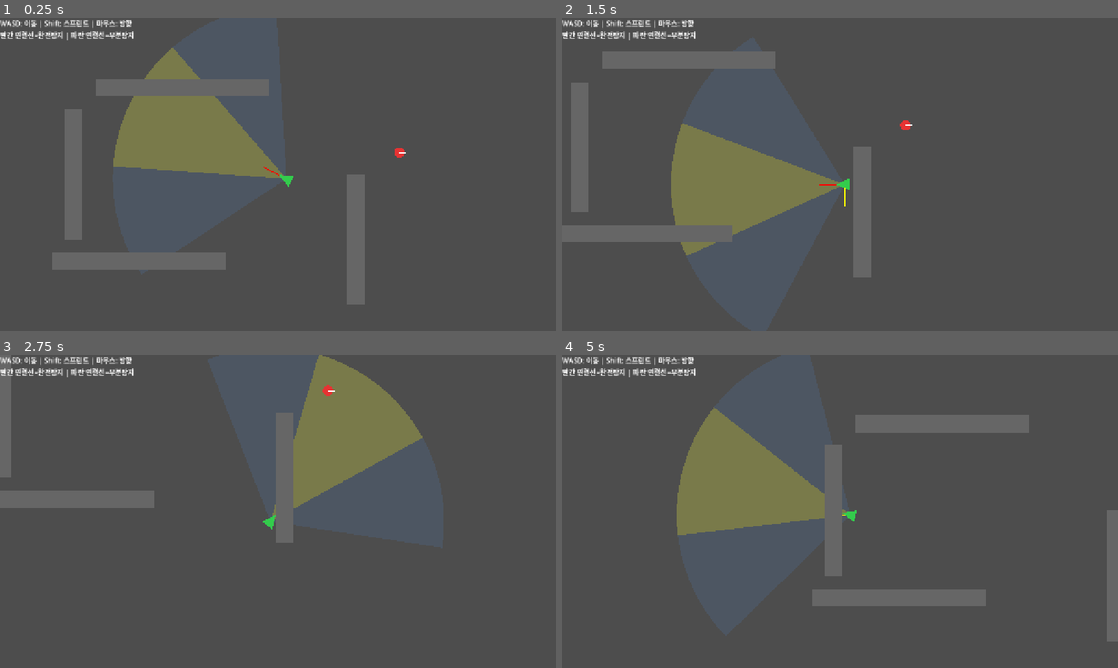
Above: before the commit, frames 1-4 (two rows, left to right).
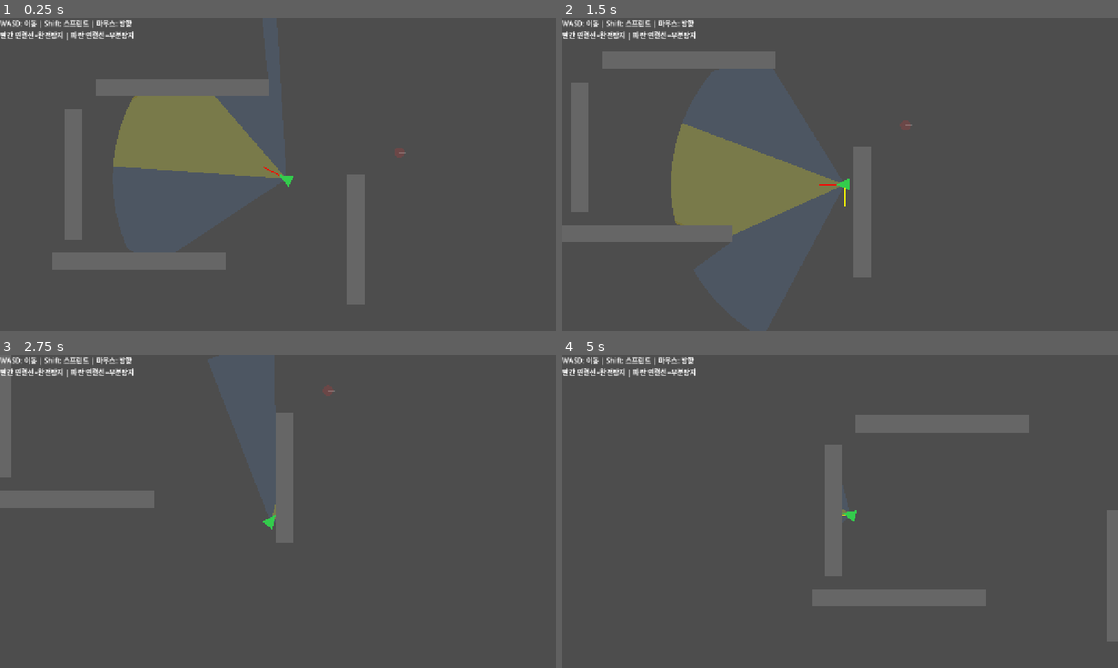
Above: after the commit, the same moments.

Repository: RiffRain3569/Game-Alpha
Game: Godot game, scene res://scenes/main.tscn
Two runs of this game, one before a commit and one after it. Both use one fixed random seed, a clock stepped at 60 frames per second and the inputs below.
Inputs (mouse positions are in pixels of both pictures, inside the frame that each line leads up to):
- Up to frame 1 (0.25 s): no input
- Up to frame 2 (1.5 s): move the mouse to (962, 158) at 0.52 s; hold D (move_right) 0.53-1.28 s; hold Shift (sprint) 0.53-1.28 s; move the mouse to (728, 190) at 1.27 s; hold S (move_down) from 1.28 s (still down); tap Shift (sprint) at 1.35 s
- Up to frame 3 (2.75 s): move the mouse to (333, 442) at 2.02 s; release S (move_down) at 2.03 s; hold D (move_right) from 2.03 s (still down); hold Shift (sprint) from 2.03 s (still down)
- Up to frame 4 (5 s): move the mouse to (812, 574) at 2.77 s; release D (move_right) at 2.78 s; release Shift (sprint) at 2.78 s; hold W (move_up) 2.78-3.53 s; tap Shift (sprint) at 2.85, 4.35 s; move the mouse to (1006, 558) at 3.52 s; hold Shift (sprint) 3.53-4.28 s; hold A (move_left) from 3.53 s (still down); move the mouse to (673, 464) at 4.27 s

The runs differ from the first frame. In frame 1, 0.6% of the frame differs, in the area x 24-73%, y 9-45%; in frame 2, 0.2%; in frame 3, 6.4%; in frame 4, 6.6%, in the area x 20-48%, y 16-58%.

Commit message:
fix: [M2] 시야 콘 벽 클리핑 + 탐지 단계별 투명도
- 콘 시각화가 벽에 맞으면 잘려서 그려짐
- 중심 콘 탐지=선명, 주변 콘=반투명, 시야 밖=희미(디버그)

Co-Authored-By: Claude Opus 4.6 (1M context) <noreply@anthropic.com>

Diff:
--- a/scripts/detection/vision_cone.gd
+++ b/scripts/detection/vision_cone.gd
@@ -82,20 +82,43 @@
 
 
 func draw_debug(canvas: CanvasItem) -> void:
-	_draw_cone_polygon(canvas, peripheral_cone_angle_deg, vision_range, peripheral_color)
-	_draw_cone_polygon(canvas, center_cone_angle_deg, vision_range, center_color)
+	_draw_cone_with_walls(canvas, peripheral_cone_angle_deg, vision_range, peripheral_color)
+	_draw_cone_with_walls(canvas, center_cone_angle_deg, vision_range, center_color)
 	_draw_detection_lines(canvas)
 
 
-func _draw_cone_polygon(canvas: CanvasItem, angle_deg: float, radius: float, color: Color) -> void:
+func _draw_cone_with_walls(canvas: CanvasItem, angle_deg: float, radius: float, color: Color) -> void:
 	var half_angle: float = deg_to_rad(angle_deg) * 0.5
-	var segment_count: int = 32
+	var segment_count: int = 48
 	var points := PackedVector2Array()
 	points.append(Vector2.ZERO)
+
+	var space_state := get_world_2d().direct_space_state
+	var origin: Vector2 = global_position
+
+	var exclude_rids: Array[RID] = []
+	var parent_body := get_parent() as PhysicsBody2D
+	if parent_body:
+		exclude_rids.append(parent_body.get_rid())
+
 	for i in range(segment_count + 1):
 		var t: float = float(i) / float(segment_count)
 		var angle: float = -half_angle + t * half_angle * 2.0
-		points.append(Vector2(cos(angle), sin(angle)) * radius)
+		var dir := Vector2(cos(angle), sin(angle))
+		var end_point: Vector2 = dir * radius
+
+		var world_end: Vector2 = origin + dir.rotated(global_rotation) * radius
+		var query := PhysicsRayQueryParameters2D.create(origin, world_end)
+		query.collision_mask = wall_mask
+		query.exclude = exclude_rids
+
+		var hit: Dictionary = space_state.intersect_ray(query)
+		if not hit.is_empty():
+			var hit_dist: float = (hit.position - origin).length()
+			end_point = dir * hit_dist
+
+		points.append(end_point)
+
 	canvas.draw_colored_polygon(points, color)
 
 
--- a/scripts/player.gd
+++ b/scripts/player.gd
@@ -27,6 +27,16 @@
 			targets.append(node as Node2D)
 	_vision_cone.detect(targets)
 
+	for result in _vision_cone.get_last_results():
+		if result.target:
+			match result.level:
+				DetectionResult.Level.FULL:
+					result.target.modulate.a = 1.0
+				DetectionResult.Level.PARTIAL:
+					result.target.modulate.a = 0.5
+				DetectionResult.Level.NONE:
+					result.target.modulate.a = 0.2
+
 
 func _draw() -> void:
 	_vision_cone.draw_debug(self)
